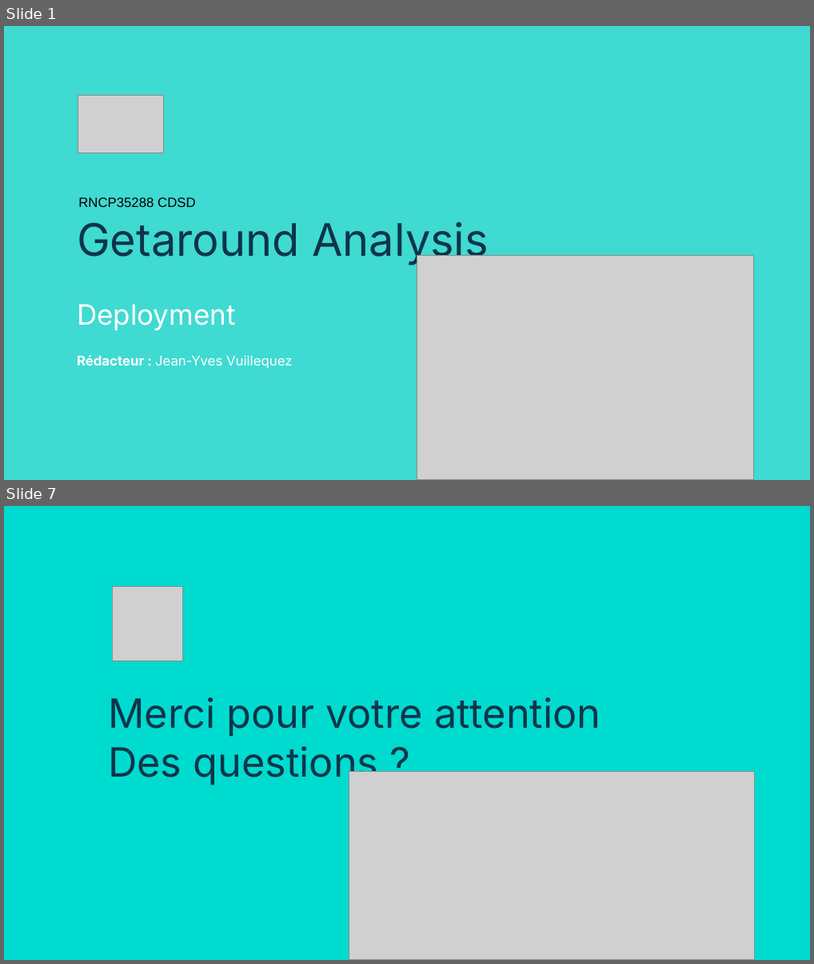
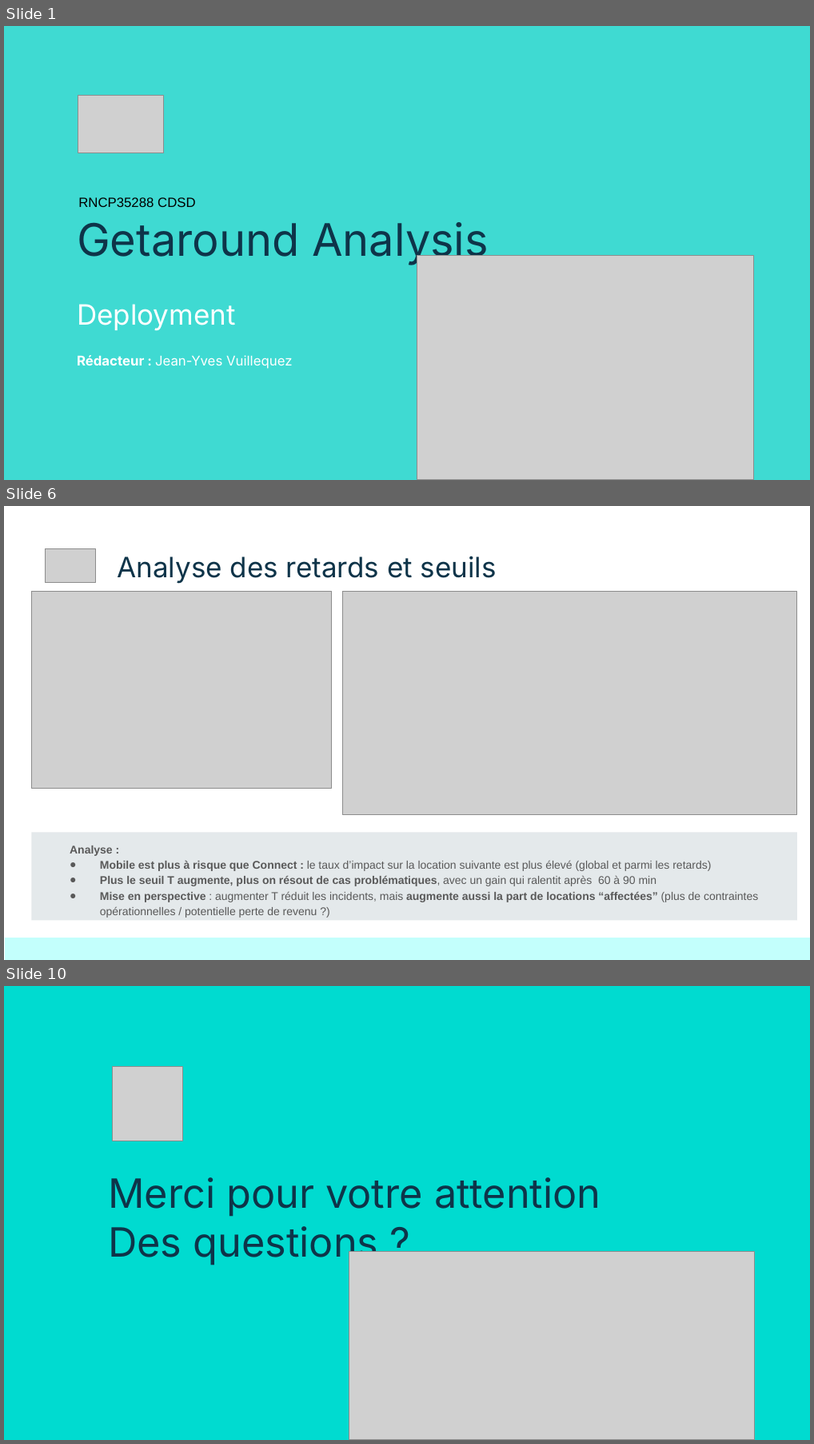
Before and after one commit to jyvuillequez/Bloc_05_Projet_Getaround, a slide deck: présentation/Bloc_05_Projet_Getaround.pptx. Shown one above the other, each under a label of ours: slides 1 and 7 before the commit, slides 1, 6 and 10 after it; the slides between them are not shown. The pictures are 814x964 and 814x1444 pixels, drawn with LibreOffice and Linux fonts; fonts in the diff are those of the drawing; grey boxes stand for pictures. Boxes give left, top, right and bottom in pixels: in the first picture for what was removed or moved away, otherwise in the second. Text is boxed around its words. In the diff, an @@ line names an element or a change of style, - is before the commit and + after.

```diff
--- a/présentation/Bloc_05_Projet_Getaround.pptx
+++ b/présentation/Bloc_05_Projet_Getaround.pptx
@@ slide 6 added at <box>4,506,810,960</box>, background #FFFFFF @@
@@ picture added at <box>45,548,96,583</box> @@
@@ title added at <box>118,556,497,584</box>, 25 pt, text #0E3449 @@
+Analyse des retards et seuils
@@ picture added at <box>31,592,332,788</box> @@
@@ picture added at <box>342,592,798,815</box> @@
@@ rectangle added at <box>31,832,798,920</box>, fill #E4E9EB @@
@@ text added at <box>70,845,758,917</box>, 10 pt, text #595959 @@
+Analyse :
+● Mobile est plus à risque que Connect : le taux d’impact sur la location suivante est plus élevé (global et parmi les retards)
+● Plus le seuil T augmente, plus on résout de cas problématiques, avec un gain qui ralentit après 60 à 90 min
+● Mise en perspective : augmenter T réduit les incidents, mais augmente aussi la part de locations “affectées” (plus de contraintes opérationnelles / potentielle perte de revenu ?)
@@ rectangle added at <box>5,937,810,959</box>, fill #C3FFFC @@
@@ what was slide 7 is now slide 10 @@
```
Also in this commit, not shown: 4 slides changed, 3 other slides added, 1 slide removed, 6 other files.
